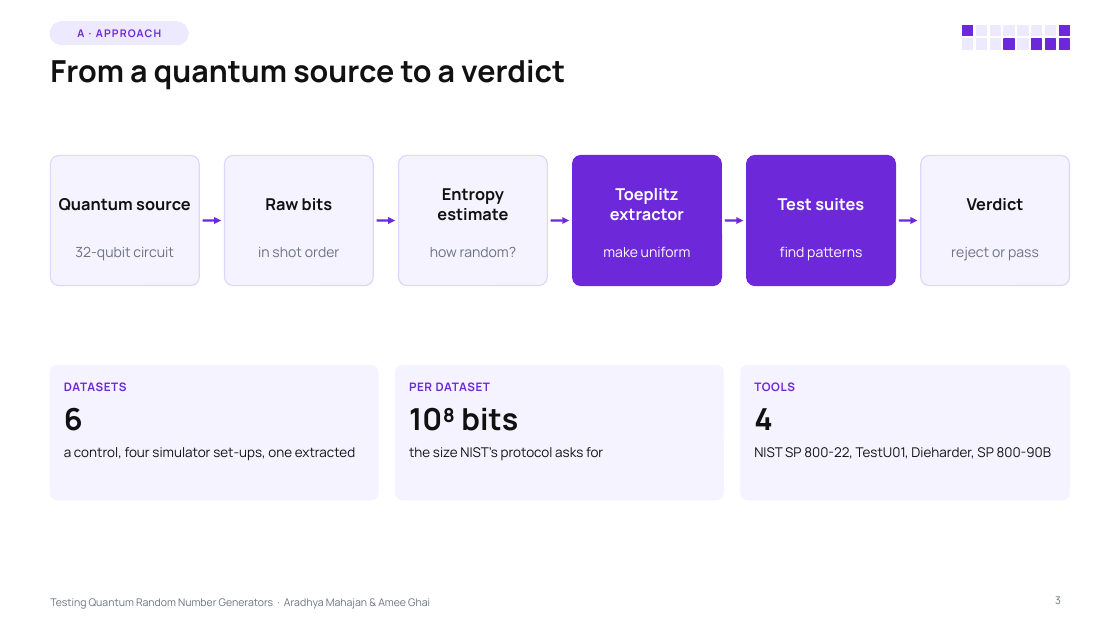
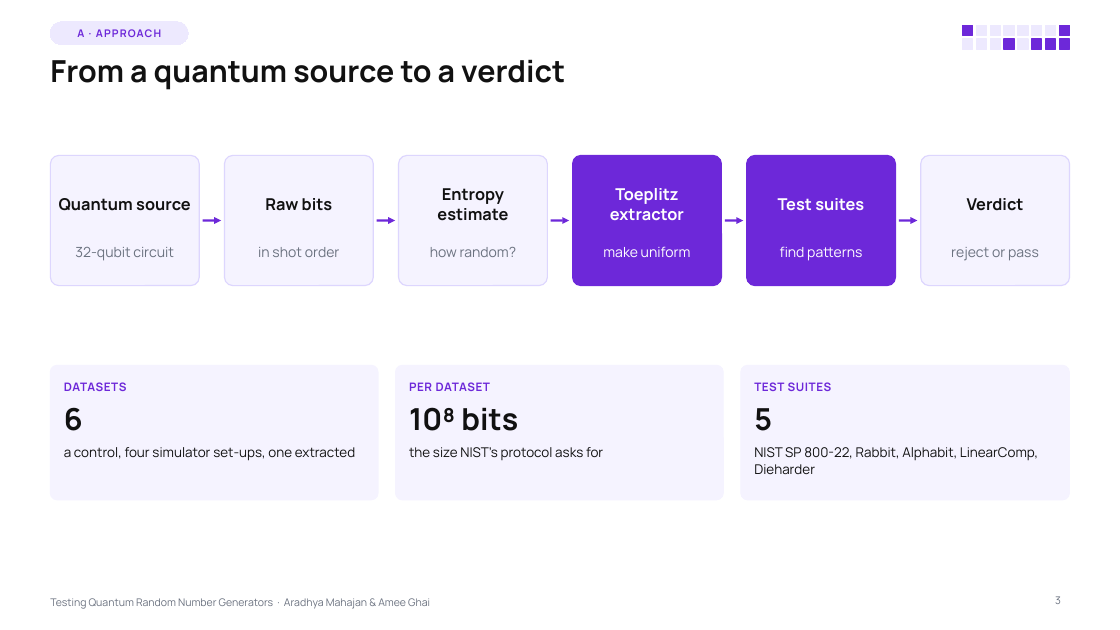
Before and after one commit to Aradhya2708/Quantum-RNG-Proj, a slide deck: slide 3 of presentation/QRNG_Testing_Lecture.pptx. Drawn at 1120x630 pixels with LibreOffice and Linux fonts; fonts in the diff are those of the drawing. Boxes give left, top, right and bottom in pixels: in the first picture for what was removed or moved away, otherwise in the second. Text is boxed around its words. In the diff, an @@ line names an element or a change of style, - is before the commit and + after.

```diff
--- a/presentation/QRNG_Testing_Lecture.pptx
+++ b/presentation/QRNG_Testing_Lecture.pptx
@@ text at box(754, 382, 832, 391): text changed @@
-TOOLS
+TEST SUITES
@@ text at box(754, 408, 772, 431): text changed @@
-4
+5
@@ text at box(754, 447, 1038, 474): text changed @@
-NIST SP 800-22, TestU01, Dieharder, SP 800-90B
+NIST SP 800-22, Rabbit, Alphabit, LinearComp, Dieharder
```
Also in this commit, not shown: 3 other slides changed, 1 other file.
